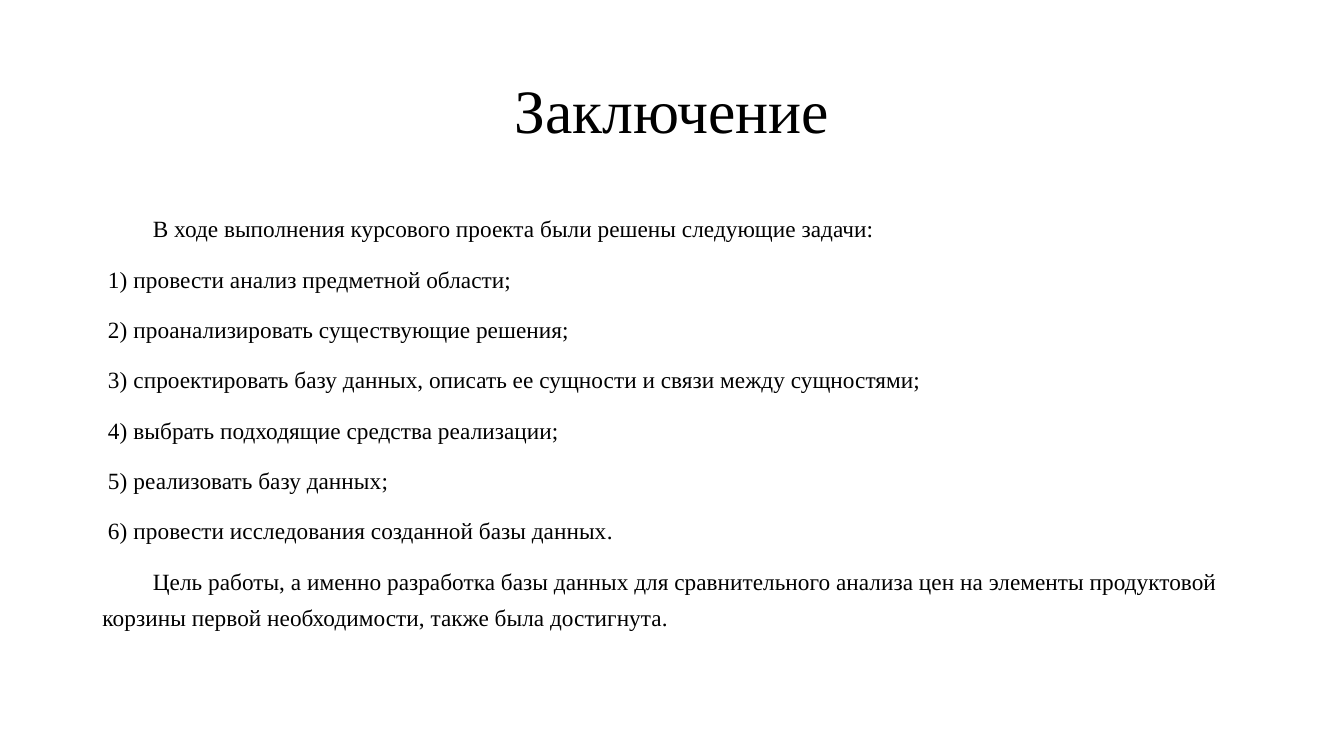
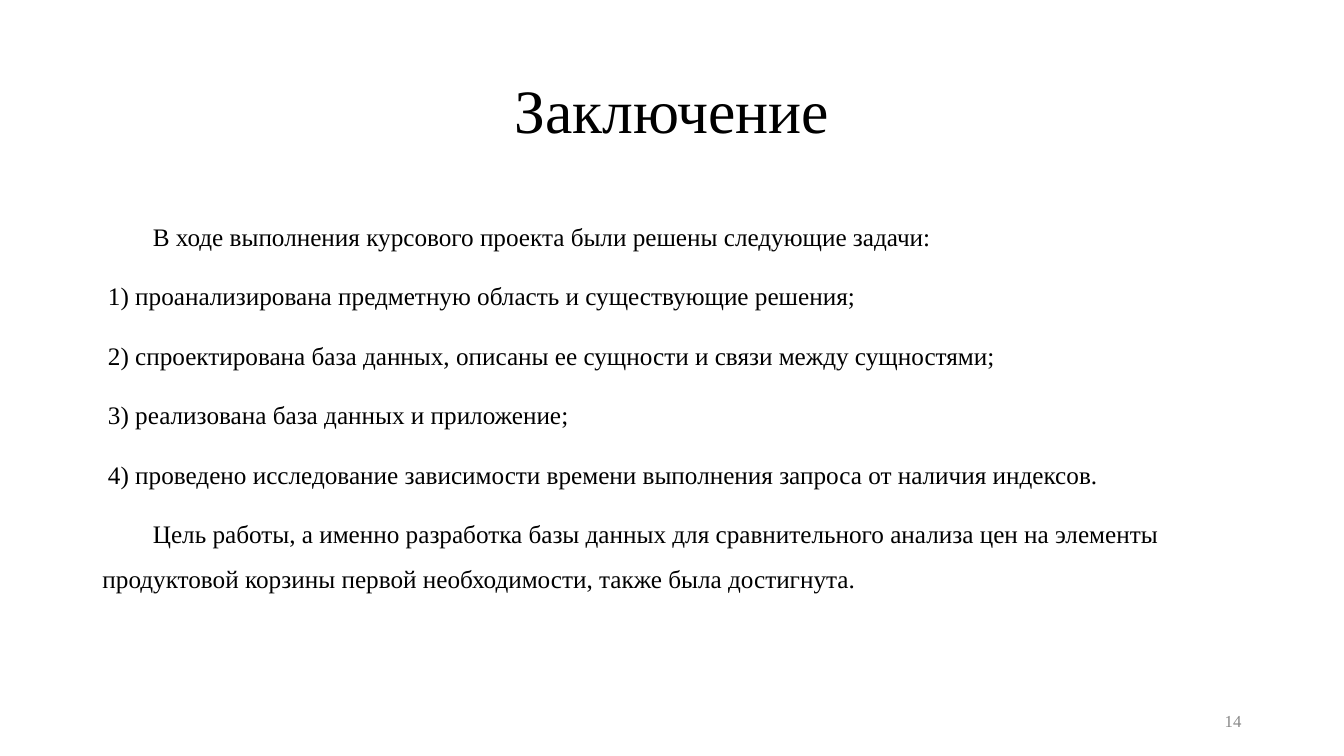
Before and after one commit to nikitalystsev/db_course, a slide deck: slide 14 of docs/presentation/pres.pptx. Drawn at 1344x756 pixels with LibreOffice and Linux fonts; fonts in the diff are those of the drawing. Boxes give left, top, right and bottom in pixels: in the first picture for what was removed or moved away, otherwise in the second. Text is boxed around its words. In the diff, an @@ line names an element or a change of style, - is before the commit and + after.

```diff
--- a/docs/presentation/pres.pptx
+++ b/docs/presentation/pres.pptx
@@ text at [102, 228, 1158, 594]: size 16.6 to 18 pt in "В ходе выполнения курсового проекта были решены ...", "Цель работы, а именно разработка базы данных ..."; line spacing 1.3 to 1.5 @@
@@ text at [135, 287, 1097, 490]: text changed; size 16.6 to 18 pt @@
-1) провести анализ предметной области;
-2) проанализировать существующие решения;
-3) спроектировать базу данных, описать ее сущности и связи между сущностями;
-4) выбрать подходящие средства реализации;
-5) реализовать базу данных;
-6) провести исследования созданной базы данных.
+1) проанализирована предметную область и существующие решения;
+2) спроектирована база данных, описаны ее сущности и связи между сущностями;
+3) реализована база данных и приложение;
+4) проведено исследование зависимости времени выполнения запроса от наличия индексов.
@@ page number added at [1225, 716, 1242, 727], 12 pt, text #888888 @@
+14
```
Also in this commit, not shown: 14 other slides changed, 53 other files.
